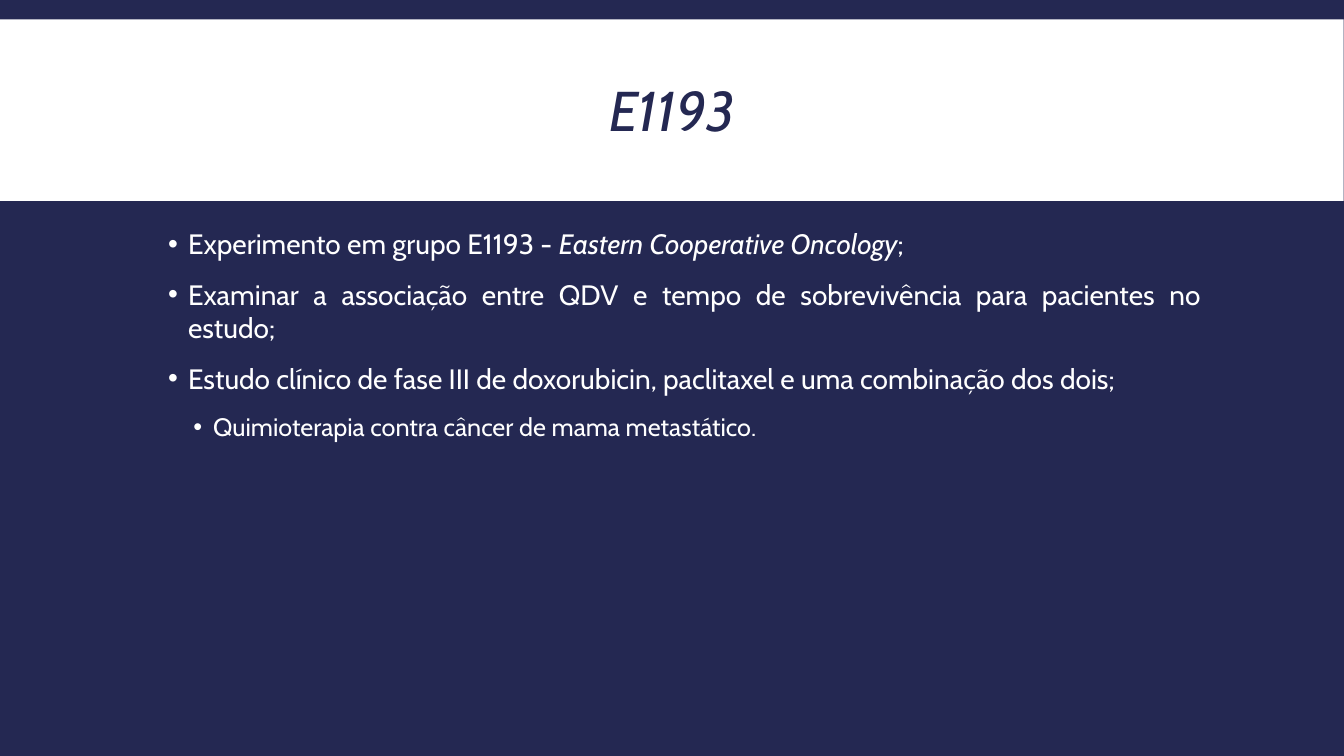
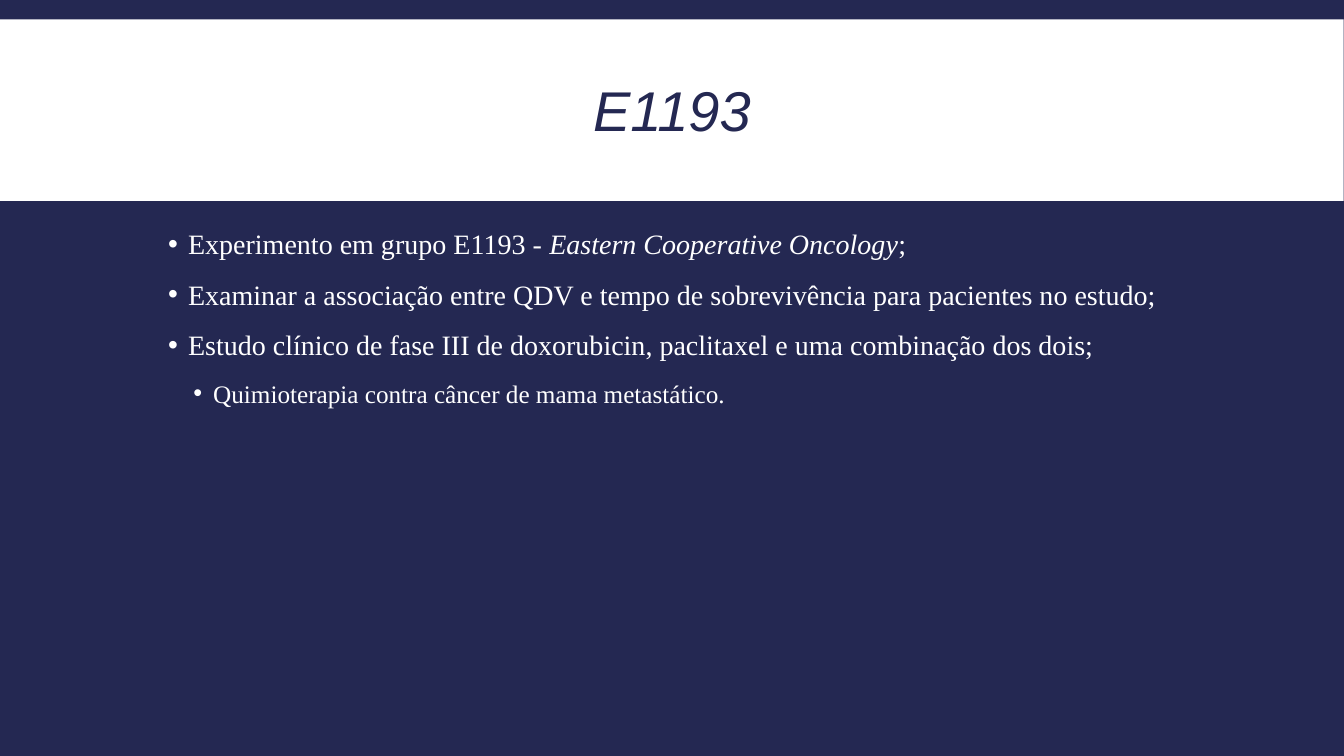
Before and after one commit to itff/Seminarios2, a slide deck: slide 15 of Apresentacao_Editado.pptx. Drawn at 1344x756 pixels with LibreOffice and Linux fonts; fonts in the diff are those of the drawing. Boxes give left, top, right and bottom in pixels: in the first picture for what was removed or moved away, otherwise in the second. Text is boxed around its words. In the diff, an @@ line names an element or a change of style, - is before the commit and + after.

```diff
--- a/Apresentacao_Editado.pptx
+++ b/Apresentacao_Editado.pptx
@@ title "E1193" at [593,92,751,132]: font Cabin to Arial @@
@@ text "Experimento em grupo E1193 - ..." at [188,234,1156,409]: font Cabin to Times New Roman @@
```
Also in this commit, not shown: 31 other slides changed, 1 slide added, 1 slide removed.
